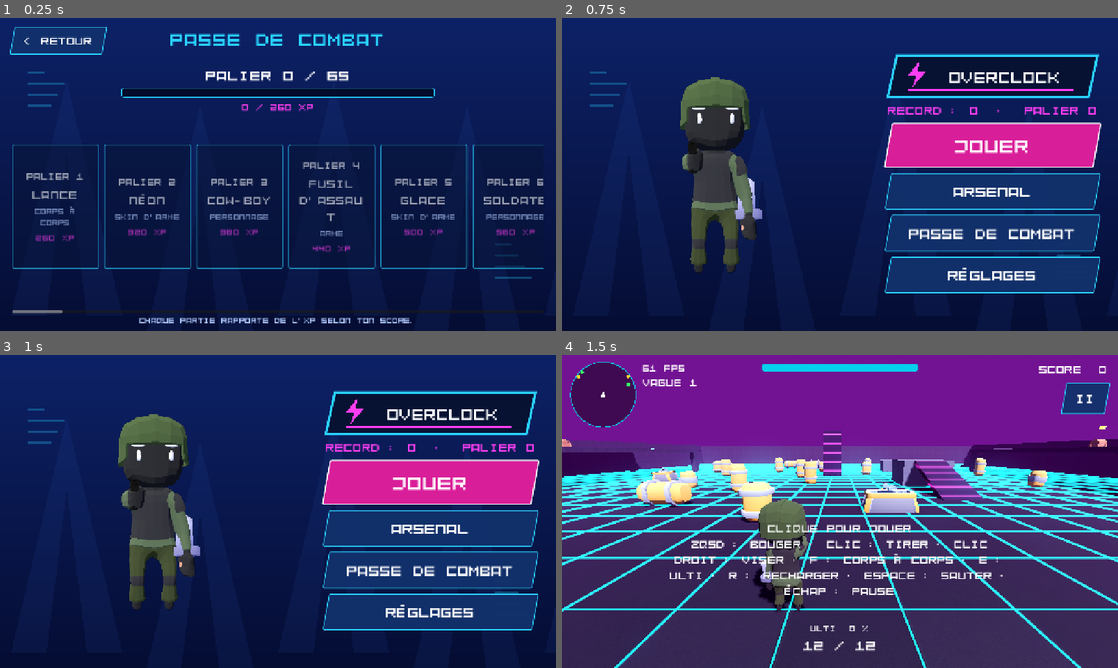
Above: before the commit, frames 1-4 (two rows, left to right).
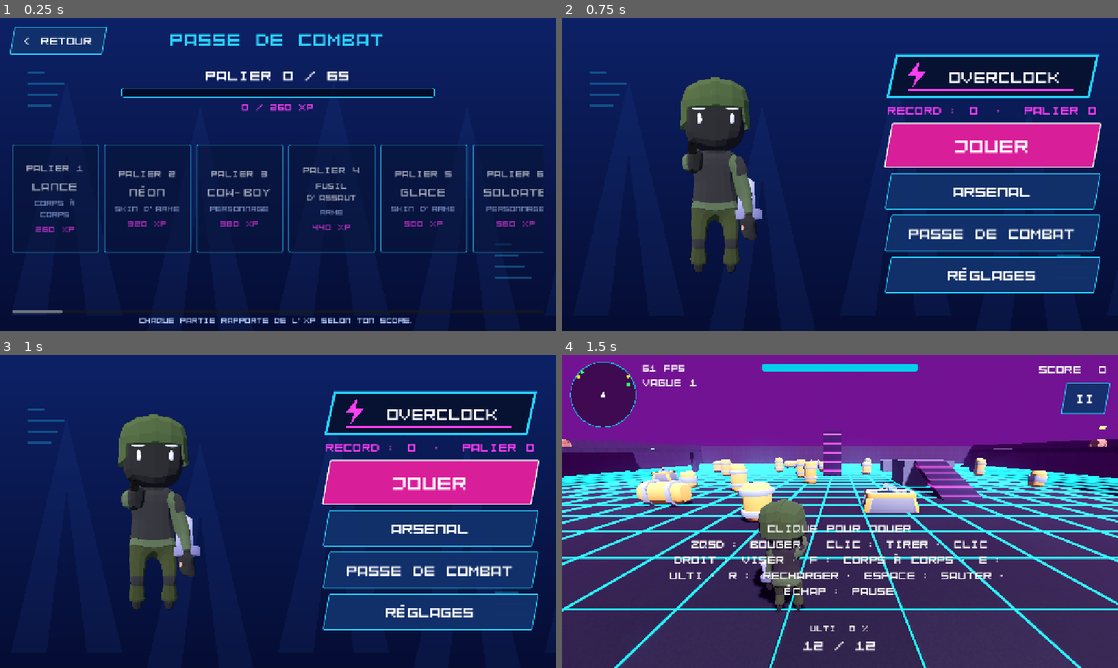
Above: after the commit, the same moments.

Repository: mariusortiz/overclock
Game: Godot game, scene res://scenes/battle_pass.tscn
Same seed, same stepped clock (60 frames per second), same inputs: the game is played once before the commit and once after it. This scene is started directly instead of the project's main scene.
Inputs:
- Up to frame 1 (0.25 s): no input
- Up to frame 2 (0.75 s): click "< RETOUR" at 0.5 s
- Up to frame 3 (1 s): no input
- Up to frame 4 (1.5 s): click "JOUER" at 1.25 s

The runs differ from the first frame. In frame 1, 6.3% of the frame differs, in the area x 2-98%, y 46-81%; in frame 2, nothing differs; in frame 3, nothing differs; in frame 4, nothing differs.

Commit message:
Add the trailer: a directed run of the game rendered in movie mode
Co-Authored-By: Claude Fable 5.2 <noreply@anthropic.com>
Claude-Session: https://claude.ai/code/session_01TMrhLU8C9hMQ3DU14F1G1z

Diff:
--- a/project.godot
+++ b/project.godot
@@ -28,6 +28,10 @@
 [gui]
 
 theme/custom="res://assets/ui/theme.tres"
+
+[editor]
+
+movie_writer/fps=30
 
 [input]
 
--- /dev/null
+++ b/scenes/tools/trailer.tscn
@@ -0,0 +1,7 @@
+[gd_scene load_steps=2 format=3]
+
+[ext_resource type="Script" path="res://scripts/trailer.gd" id="1"]
+
+[node name="Trailer" type="Node"]
+process_mode = 3
+script = ExtResource("1")
--- a/scripts/battle_pass_screen.gd
+++ b/scripts/battle_pass_screen.gd
@@ -64,7 +64,9 @@
 	box.add_theme_constant_override("separation", 10)
 	card.add_child(box)
 	box.add_child(_label("PALIER %d" % number, 22, UNLOCKED_COLOR if unlocked else Color.WHITE))
-	box.add_child(_label(reward.item.name, 28, Color.WHITE))
+	# Long names get a smaller size so that words are not cut.
+	var item_name: String = reward.item.name
+	box.add_child(_label(item_name, 28 if item_name.length() <= 9 else 19, Color.WHITE))
 	box.add_child(_label(reward.kind, 18, Color(0.7, 0.8, 1.0)))
 	box.add_child(_label("OBTENU" if unlocked else "%d XP" % BattlePass.tier_cost(number), 20,
 			UNLOCKED_COLOR if unlocked else Color(1.0, 0.24, 0.95)))
--- a/scripts/loadout.gd
+++ b/scripts/loadout.gd
@@ -61,7 +61,7 @@
 		"fire_rate": 1.0, "damage": 8, "magazine": 5, "reload_time": 2.0, "zoom_fov": 20.0,
 	},
 	{
-		"id": "smg", "name": "Pistolet-mitrailleur", "model": "SubmachineGun_1", "length": 0.62,
+		"id": "smg", "name": "PM", "model": "SubmachineGun_1", "length": 0.62,
 		"fire_rate": 14.0, "damage": 1, "magazine": 40, "reload_time": 1.6, "zoom_fov": 40.0,
 	},
 	{
--- /dev/null
+++ b/scripts/trailer.gd
@@ -0,0 +1,370 @@
+extends Node
+## Directs the two-minute trailer. It runs the real game with a bot at the
+## controls, moves it from arena to arena on a fixed timeline, cuts to a free
+## camera for the wide shots and lays title cards on top.
+##
+## Rendered by .github/workflows/trailer.yml with Godot's movie mode:
+##   godot --write-movie trailer.avi --fixed-fps 30 res://scenes/tools/trailer.tscn
+## This is a tool: it reaches into private members of the game on purpose.
+
+const MAIN_SCENE := "res://scenes/main.tscn"
+const URL := "mariusortiz.github.io/overclock-builds"
+const DURATION := 120.0
+const TEXT_COLOR := Color(0.16, 0.9, 1.0)
+const ACCENT := Color(1.0, 0.24, 0.95)
+## The bot shoots once its aim is this close to the target, in radians.
+const AIM_TOLERANCE := 0.05
+const AIM_SPEED := 9.0
+## A choice panel stays on screen this long before the bot answers it.
+const PANEL_TIME := 1.4
+
+var _clock := 0.0
+var _main: Node
+var _player: Player
+var _hud: Hud
+var _waves: WaveManager
+var _bot := false
+var _paused_for := 0.0
+var _release_ultimate_at := -1.0
+
+var _cine := Camera3D.new()
+var _cine_on := false
+var _cine_target: Node3D
+var _cine_center := Vector3.ZERO
+var _cine_radius := 10.0
+var _cine_height := 4.0
+var _cine_speed := 0.3
+var _cine_angle := 0.0
+
+var _shade := ColorRect.new()
+var _title := Label.new()
+var _subtitle := Label.new()
+var _card := Label.new()
+var _card_tween: Tween
+
+
+func _ready() -> void:
+	# Everything unlocked, and a loadout worth showing.
+	BattlePass.add_xp(1000000)
+	SaveData.save_progress(Loadout.CHAMPION_KEY, true)
+	Loadout.select(Loadout.CHARACTER_KEY, Loadout.find("ninja").item)
+	Loadout.select(Loadout.WEAPON_KEY, Loadout.find("heavy").item)
+	Loadout.select(Loadout.SKIN_KEY, Loadout.find("skin_neon").item)
+	_build_overlay()
+	_start.call_deferred()
+
+
+func _start() -> void:
+	_main = load(MAIN_SCENE).instantiate()
+	get_tree().root.add_child(_main)
+	get_tree().current_scene = _main
+	_player = _main.player
+	_hud = _main.hud
+	_waves = _main.waves
+	_player.invulnerable = true
+	_hud.get_node("FpsLabel").modulate.a = 0.0
+	_hud.get_node("DesktopHint").modulate.a = 0.0
+	_main.add_child(_cine)
+	_cine.fov = 60.0
+	_run()
+
+
+# --- Timeline ---------------------------------------------------------------
+
+func _run() -> void:
+	# Opening: the station from above, and the name of the game.
+	_hud.visible = false
+	_orbit(null, Vector3(0, 1, 0), 30.0, 11.0, 0.22)
+	_fade_shade(0.0, 1.5)
+	await _until(1.5)
+	_show_title("OVERCLOCK", "SHOOTER D'ARÈNE · 3D LOW-POLY", 4.5)
+	await _until(7.0)
+
+	_stage(0, 3)
+	_play()
+	_show_card("DES VAGUES D'ENNEMIS, AU SOL ET DANS LES AIRS")
+	await _until(18.0)
+
+	_stage(1, 7)
+	_show_card("5 ARÈNES")
+	await _until(22.0)
+	_give("shotgun_1", "skin_lava")
+	_show_card("40 ARMES")
+	await _until(26.0)
+	_give("bazooka", "skin_gold")
+	await _until(30.0)
+	_give("sniper_3", "skin_ice")
+	await _until(34.0)
+
+	_stage(2, 9)
+	_give("smg", "skin_toxic")
+	_show_card("CHAQUE SKIN A SA FAÇON DE TUER")
+	await _until(42.0)
+	_show_card("13 HÉROS · 13 ULTIS")
+	_ultimate()
+	await _until(43.0)
+	_orbit(_player, Vector3.ZERO, 8.0, 3.0, 0.5)
+	await _until(48.0)
+	_play()
+	await _until(52.0)
+
+	_stage(3, 5)
+	_give("rifle_3", "skin_solar")
+	_show_card("DES BOSS")
+	await _until(57.0)
+	await _ensure_boss(3, 5)
+	_orbit(_boss(), Vector3.ZERO, 11.0, 3.5, 0.45)
+	await _until(63.0)
+	_play()
+	await _until(72.0)
+
+	_stage(4, 25)
+	_give("bazooka", "skin_champion")
+	_show_card("ET AU BOUT DE LA VILLE…")
+	await _until(77.0)
+	await _ensure_boss(4, 25)
+	_orbit(_boss(), Vector3.ZERO, 13.0, 2.5, 0.4)
+	_show_card("LE TITAN")
+	await _until(84.0)
+	_play()
+	await _until(90.0)
+	_ultimate()
+	await _until(96.0)
+
+	# The Titan falls: trophy, then the victory screen.
+	var boss := _boss()
+	if boss:
+		_orbit(null, boss.global_position + Vector3.UP, 9.0, 3.0, 0.5)
+		boss.take_damage(99999)
+	await _until(101.5)
+	_hud.visible = true
+	await _until(106.0)
+
+	# End card.
+	_fade_shade(1.0, 1.0)
+	await _until(107.5)
+	_show_title("OVERCLOCK", "JOUEZ MAINTENANT\n" + URL, 10.5)
+	await _until(DURATION)
+	get_tree().quit()
+
+
+func _until(time: float) -> void:
+	while _clock < time:
+		await get_tree().process_frame
+
+
+# --- Staging ----------------------------------------------------------------
+
+## Jumps to an arena and starts the given wave there.
+func _stage(arena_index: int, wave: int) -> void:
+	get_tree().paused = false
+	_hud._perk_choice.visible = false
+	_hud._exit_choice.visible = false
+	_hud.hide_boss()
+	for enemy in get_tree().get_nodes_in_group("targets"):
+		enemy.remove_from_group("targets")
+		enemy.queue_free()
+	_waves._spawn_timer.stop()
+	_waves._to_spawn = 0
+	_waves._alive = 0
+	_waves._boss_pending = false
+	_main._arena_change_pending = false
+	_main._load_arena(arena_index)
+	_hud.show_banner(_main._arena.display_name)
+	_waves.wave = wave - 1
+	_waves._start_next_wave(0.3)
+
+
+## A leftover timer of the previous wave can swallow a boss wave: start it again.
+func _ensure_boss(arena_index: int, wave: int) -> void:
+	if _boss() == null:
+		_stage(arena_index, wave)
+		await get_tree().create_timer(1.5).timeout
+
+
+## The boss in play, or null (the game keeps a dangling reference to a dead one).
+func _boss() -> Boss:
+	var boss: Variant = _main._boss
+	if is_instance_valid(boss) and not boss.is_queued_for_deletion():
+		return boss
+	return null
+
+
+## Hands the player a gun with a skin, for as long as the scene lasts.
+func _give(weapon_id: String, skin_id: String) -> void:
+	Loadout.select(Loadout.SKIN_KEY, Loadout.find(skin_id).item)
+	_player.weapon.equip_temporary(Loadout.find(weapon_id).item)
+	_player.weapon._temporary_magazines = 99
+
+
+func _ultimate() -> void:
+	_player.ultimate.add_charge(1.0)
+	Input.action_press("ultimate")
+	_release_ultimate_at = _clock + 0.2
+
+
+## Back to the game's own camera, with the bot fighting.
+func _play() -> void:
+	_cine_on = false
+	_bot = true
+	_hud.visible = true
+	(_player.get_node("CameraPivot/SpringArm3D/Camera3D") as Camera3D).make_current()
+
+
+## Cuts to a camera circling `target` (or the fixed point `center`).
+func _orbit(target: Node3D, center: Vector3, radius: float, height: float, speed: float) -> void:
+	_cine_on = true
+	_bot = false
+	Input.action_release("fire")
+	if _hud:
+		_hud.visible = false
+	_cine_target = target
+	_cine_center = center
+	_cine_radius = radius
+	_cine_height = height
+	_cine_speed = speed
+	_cine.make_current()
+
+
+# --- Every frame ------------------------------------------------------------
+
+func _process(delta: float) -> void:
+	_clock += delta
+	if _release_ultimate_at >= 0.0 and _clock >= _release_ultimate_at:
+		_release_ultimate_at = -1.0
+		Input.action_release("ultimate")
+	if _main == null:
+		return
+	_answer_panels(delta)
+	if _cine_on:
+		if is_instance_valid(_cine_target):
+			_cine_center = _cine_target.global_position + Vector3.UP * 1.2
+		_cine_angle += _cine_speed * delta
+		var offset := Vector3(cos(_cine_angle), 0, sin(_cine_angle)) * _cine_radius + Vector3.UP * _cine_height
+		_cine.look_at_from_position(_cine_center + offset, _cine_center)
+
+
+## The game pauses on its choice panels: leave them up a moment, then answer.
+func _answer_panels(delta: float) -> void:
+	if not get_tree().paused:
+		_paused_for = 0.0
+		return
+	_paused_for += delta
+	if _paused_for < PANEL_TIME:
+		return
+	_paused_for = 0.0
+	if _hud._exit_choice.visible:
+		# Stay in this arena: the timeline decides when to travel.
+		_hud._exit_choice.visible = false
+		_main._arena_change_pending = false
+		_main._resume()
+	elif _hud._perk_choice.visible:
+		_hud._on_perk_button_pressed(0)
+	else:
+		get_tree().paused = false
+
+
+func _physics_process(delta: float) -> void:
+	if _main == null or get_tree().paused:
+		return
+	# Keep moving in every shot: strafe, back off when crowded, hop now and then.
+	var left := int(_clock / 2.5) % 2 == 0
+	_set_action("move_left", left)
+	_set_action("move_right", not left)
+	_set_action("jump", fmod(_clock, 4.0) < 0.1)
+	var target := _nearest_enemy()
+	_set_action("move_back", target != null and target.global_position.distance_to(_player.global_position) < 6.0)
+	if not _bot or target == null:
+		Input.action_release("fire")
+		return
+
+	# Turn the view until the crosshair is on the target, then shoot.
+	var camera := get_viewport().get_camera_3d()
+	var wanted := camera.global_position.direction_to(target.get_aim_position())
+	var forward := -camera.global_basis.z
+	var yaw_error := wrapf(atan2(-wanted.x, -wanted.z) - atan2(-forward.x, -forward.z), -PI, PI)
+	var pitch_error := asin(wanted.y) - asin(forward.y)
+	var step := minf(AIM_SPEED * delta, 1.0)
+	_player.rotate_y(yaw_error * step)
+	var arm: SpringArm3D = _player._spring_arm
+	arm.rotation.x = clampf(arm.rotation.x + pitch_error * step,
+			deg_to_rad(_player.min_pitch_deg), deg_to_rad(_player.max_pitch_deg))
+	_player.weapon.rotation.x = arm.rotation.x
+	_set_action("fire", absf(yaw_error) < AIM_TOLERANCE and absf(pitch_error) < AIM_TOLERANCE)
+
+
+func _set_action(action: StringName, pressed: bool) -> void:
+	if pressed:
+		Input.action_press(action)
+	else:
+		Input.action_release(action)
+
+
+func _nearest_enemy() -> Node3D:
+	var nearest: Node3D = null
+	var best := 45.0
+	for enemy: Node3D in get_tree().get_nodes_in_group("targets"):
+		var distance := _player.global_position.distance_to(enemy.global_position)
+		if distance < best:
+			best = distance
+			nearest = enemy
+	return nearest
+
+
+# --- Titles -----------------------------------------------------------------
+
+func _build_overlay() -> void:
+	var layer := CanvasLayer.new()
+	layer.layer = 100
+	add_child(layer)
+	_shade.color = Color.BLACK
+	_shade.set_anchors_preset(Control.PRESET_FULL_RECT)
+	_shade.mouse_filter = Control.MOUSE_FILTER_IGNORE
+	layer.add_child(_shade)
+	_setup_label(layer, _title, 150, TEXT_COLOR, 0.30)
+	_setup_label(layer, _subtitle, 40, Color.WHITE, 0.56)
+	_setup_label(layer, _card, 46, Color.WHITE, 0.80)
+
+
+func _setup_label(layer: CanvasLayer, label: Label, font_size: int, color: Color, anchor_y: float) -> void:
+	label.anchor_left = 0.0
+	label.anchor_right = 1.0
+	label.anchor_top = anchor_y
+	label.anchor_bottom = anchor_y
+	label.grow_vertical = Control.GROW_DIRECTION_BOTH
+	label.horizontal_alignment = HORIZONTAL_ALIGNMENT_CENTER
+	label.add_theme_font_size_override("font_size", font_size)
+	label.add_theme_color_override("font_color", color)
+	label.add_theme_color_override("font_outline_color", Color(0, 0, 0, 0.9))
+	label.add_theme_constant_override("outline_size", 12)
+	label.modulate.a = 0.0
+	layer.add_child(label)
+
+
+func _fade_shade(alpha: float, seconds: float) -> void:
+	create_tween().tween_property(_shade, "color:a", alpha, seconds)
+
+
+## Big title with a line under it, shown for `seconds`.
+func _show_title(title: String, subtitle: String, seconds: float) -> void:
+	_title.text = title
+	_subtitle.text = subtitle
+	_subtitle.add_theme_color_override("font_color", ACCENT if subtitle.contains(URL) else Color.WHITE)
+	var tween := create_tween()
+	tween.tween_property(_title, "modulate:a", 1.0, 0.6)
+	tween.parallel().tween_property(_subtitle, "modulate:a", 1.0, 0.6).set_delay(0.5)
+	tween.tween_interval(seconds - 1.8)
+	tween.tween_property(_title, "modulate:a", 0.0, 0.6)
+	tween.parallel().tween_property(_subtitle, "modulate:a", 0.0, 0.6)
+
+
+## One line near the bottom of the picture, for a few seconds.
+func _show_card(text: String) -> void:
+	if _card_tween:
+		_card_tween.kill()
+	_card.text = text
+	_card.modulate.a = 0.0
+	_card_tween = create_tween()
+	_card_tween.tween_property(_card, "modulate:a", 1.0, 0.4)
+	_card_tween.tween_interval(2.8)
+	_card_tween.tween_property(_card, "modulate:a", 0.0, 0.5)
